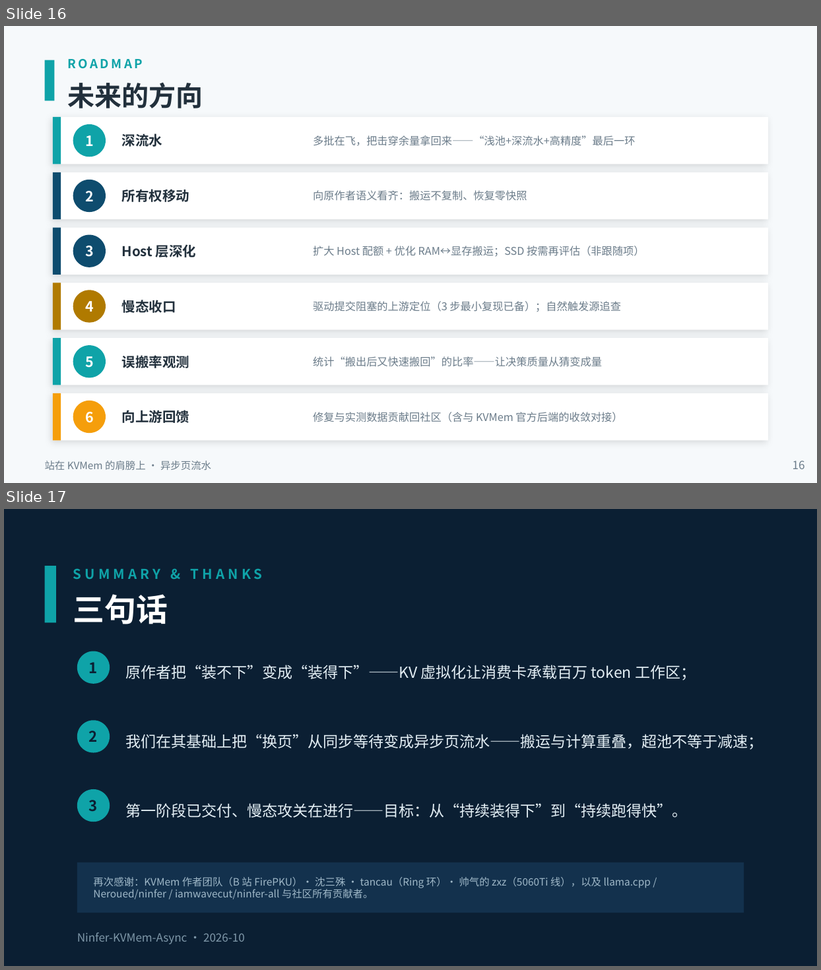
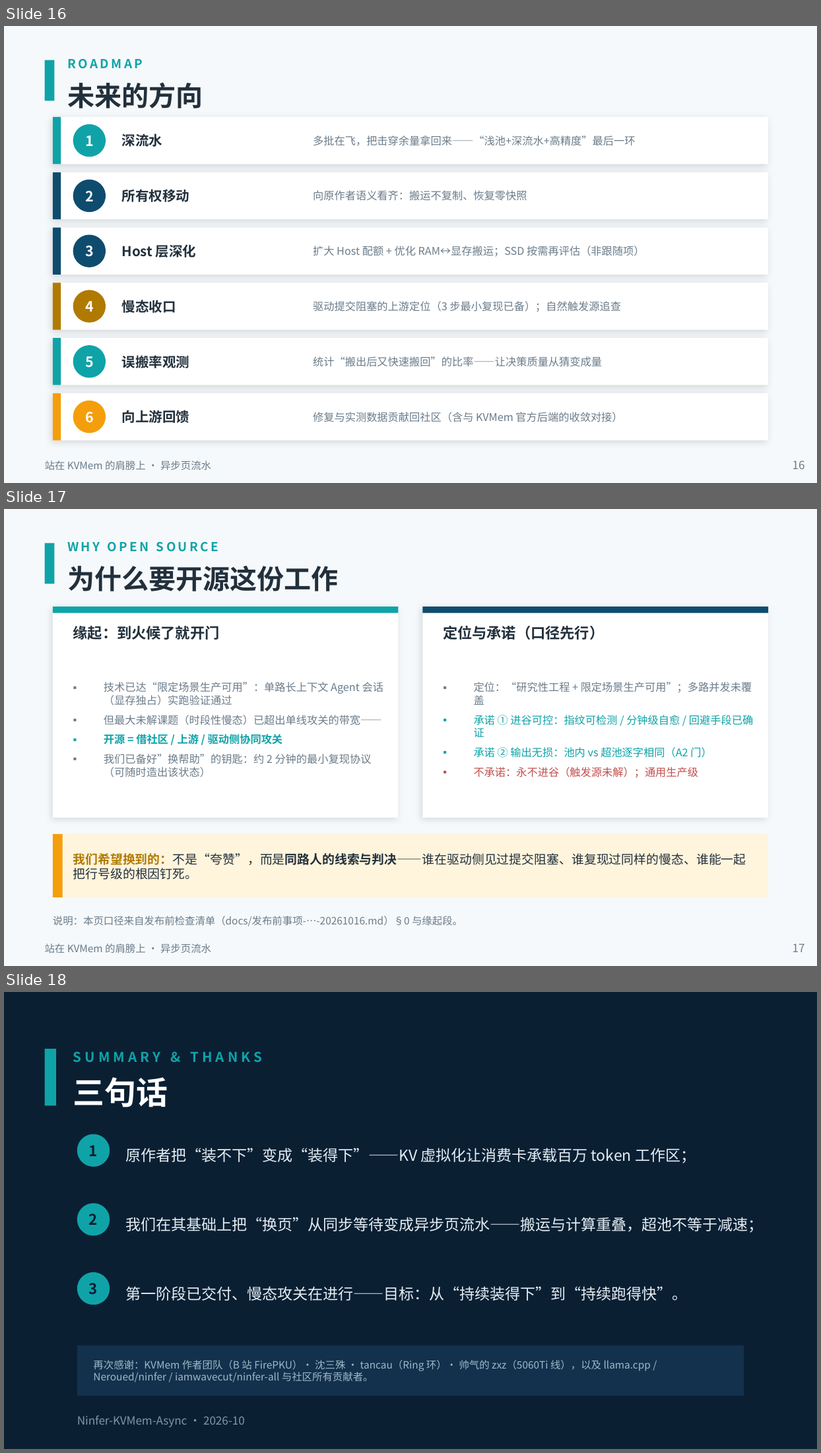
Before and after one commit to paicat1/Ninfer-KVMem-Async, a slide deck: docs/异步页流水-技术说明.pptx. Shown one above the other, each under a label of ours: slides 16 and 17 before the commit, slides 16, 17 and 18 after it. The pictures are 821x970 and 821x1453 pixels, drawn with LibreOffice and Linux fonts; fonts in the diff are those of the drawing. Boxes give left, top, right and bottom in pixels: in the first picture for what was removed or moved away, otherwise in the second. Text is boxed around its words. In the diff, an @@ line names an element or a change of style, - is before the commit and + after.

Commit message:
docs(公开材料): PPT 18 页——①探索①页加英文名 Async Page Pipeline ②阶段页时点更正为'V2 上线初期成果快照（10-11~14）'并注明非最新 ③AB 页补实验数据（75.3K→152K→229K vs 池 65,536 = 1.15/2.3/3.5× 超池）+ 同步臂未现谷的诚实解释（前序修复可能碰巧缓解）④新增'为什么要开源'页（限定场景生产可用→借社区/上游协同攻关 + 定位与承诺口径，据发布前事项 §0）⑤MD 同步（时点说明/另注/开源动因段）

```diff
--- a/docs/异步页流水-技术说明.pptx
+++ b/docs/异步页流水-技术说明.pptx
@@ slide 17 added at (4,509,817,966), background #F6F9FB @@
@@ rectangle added at (45,543,54,584), fill #0FA3A8 @@
@@ text added at (67,542,218,552), 11 pt, text #0FA3A8, bold @@
+WHY OPEN SOURCE
@@ text added at (67,566,339,591), 24 pt, text #22303C, bold @@
+为什么要开源这份工作
@@ rectangle added at (53,607,399,818), fill #FFFFFF @@
@@ rectangle added at (53,607,399,613), fill #0FA3A8 @@
@@ rectangle added at (422,607,768,818), fill #FFFFFF @@
@@ rectangle added at (422,607,768,613), fill #0E4C6E @@
@@ text added at (73,626,220,640), 13 pt, text #22303C, bold @@
+缘起：到火候了就开门
@@ text added at (443,626,604,640), 13 pt, text #22303C, bold @@
+定位与承诺（口径先行）
@@ text added at (104,682,384,778), 9.5 pt, text #6B7C8A @@
+▪ 技术已达“限定场景生产可用”：单路长上下文 Agent 会话（显存独占）实跑验证通过
+▪ 但最大未解课题（时段性慢态）已超出单线攻关的带宽——
+▪ 开源 = 借社区 / 上游 / 驱动侧协同攻关
+▪ 我们已备好”换帮助”的钥匙：约 2 分钟的最小复现协议（可随时造出该状态）
@@ text added at (474,682,753,778), 9.5 pt, text #0FA3A8 @@
+▪ 定位：“研究性工程 + 限定场景生产可用”；多路并发未覆盖
+▪ 承诺 ① 进谷可控：指纹可检测 / 分钟级自愈 / 回避手段已确证
+▪ 承诺 ② 输出无损：池内 vs 超池逐字相同（A2 门）
+▪ 不承诺：永不进谷（触发源未解）；通用生产级
@@ rectangle added at (53,834,768,898), fill #FFF4DC @@
@@ rectangle added at (53,834,63,898), fill #F59E0B @@
@@ text added at (73,854,746,880), 11 pt, text #22303C @@
+我们希望换到的：不是“夸赞”，而是同路人的线索与判决——谁在驱动侧见过提交阻塞、谁复现过同样的慢态、谁能一起把行号级的根因钉死。
@@ text added at (53,916,463,927), 9 pt, text #6B7C8A @@
+说明：本页口径来自发布前检查清单（docs/发布前事项-…-20261016.md）§0 与缘起段。
@@ text added at (45,944,211,953), 9 pt, text #6B7C8A @@
+站在 KVMem 的肩膀上 · 异步页流水
@@ text added at (793,944,805,953), 10 pt, text #6B7C8A @@
+17
@@ what was slide 17 is now slide 18 @@
```
Also in this commit, not shown: 3 slides changed, 1 other file.
